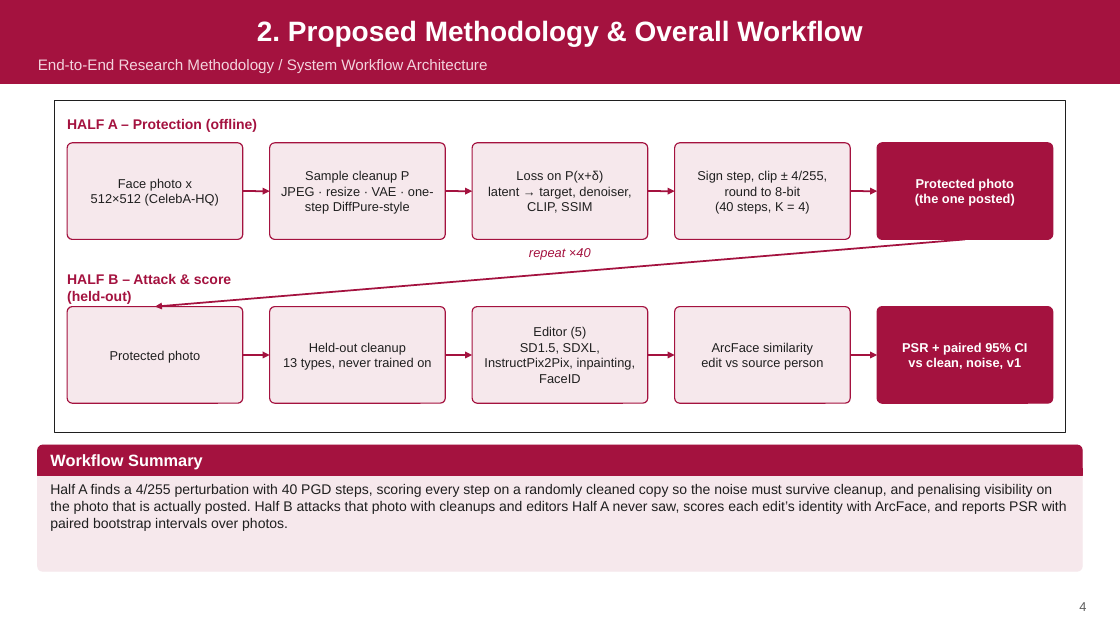
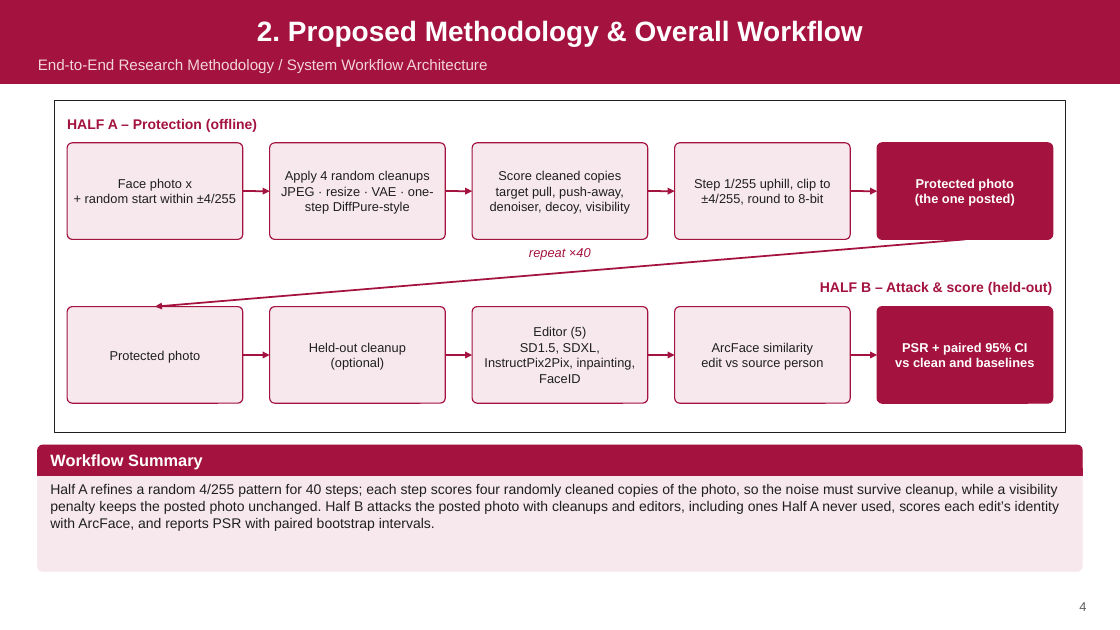
Before and after one commit to Project-DiffShield/DiffShield, a slide deck: slide 4 of reports/DiffShield_PhaseII_External_Review.pptx. Drawn at 1120x630 pixels with LibreOffice and Linux fonts; fonts in the diff are those of the drawing. Boxes give left, top, right and bottom in pixels: in the first picture for what was removed or moved away, otherwise in the second. Text is boxed around its words. In the diff, an @@ line names an element or a change of style, - is before the commit and + after.

Commit message:
Phase II deck rebuilt around the final method (trial 14): team details, guide, new objectives, methods-compared slide, trial 14 results and cleanup chart, deliverables slide with links

```diff
--- a/reports/DiffShield_PhaseII_External_Review.pptx
+++ b/reports/DiffShield_PhaseII_External_Review.pptx
@@ text at (285, 170, 429, 183): text changed @@
-Sample cleanup P
+Apply 4 random cleanups
@@ text at (490, 170, 630, 214): text changed @@
-Loss on P(x+δ)
-latent → target, denoiser, CLIP, SSIM
+Score cleaned copies
+target pull, push-away, denoiser, decoy, visibility
@@ text at (694, 178, 831, 205): text changed @@
-Sign step, clip ± 4/255, round to 8-bit
-(40 steps, K = 4)
+Step 1/255 uphill, clip to ±4/255, round to 8-bit
@@ text at (85, 193, 236, 203): text changed @@
-512×512 (CelebA-HQ)
++ random start within ±4/255
@@ text "HALF B – Attack & ...": place and size @@
-text "HALF B – Attack & ..." at (67, 274, 231, 304)
+text "HALF B – Attack & ..." at (820, 282, 1052, 295)
@@ text "HALF B – Attack & ..." at (820, 282, 1052, 295): alignment left to right @@
@@ text at (331, 357, 385, 370): text changed @@
-13 types, never trained on
+(optional)
@@ text at (895, 357, 1035, 367): text changed @@
-vs clean, noise, v1
+vs clean and baselines
@@ text at (50, 484, 1059, 531): text changed @@
-Half A finds a 4/255 perturbation with 40 PGD steps, scoring every step on a randomly cleaned copy so the noise must survive cleanup, and penalising visibility on the photo that is actually posted. Half B attacks that photo with cleanups and editors Half A never saw, scores each edit’s identity with ArcFace, and reports PSR with paired bootstrap intervals over photos.
+Half A refines a random 4/255 pattern for 40 steps; each step scores four randomly cleaned copies of the photo, so the noise must survive cleanup, while a visibility penalty keeps the posted photo unchanged. Half B attacks the posted photo with cleanups and editors, including ones Half A never used, scores each edit’s identity with ArcFace, and reports PSR with paired bootstrap intervals.
```
Also in this commit, not shown: 7 other slides changed, 3 slides added, 1 slide removed, 1 other file.
